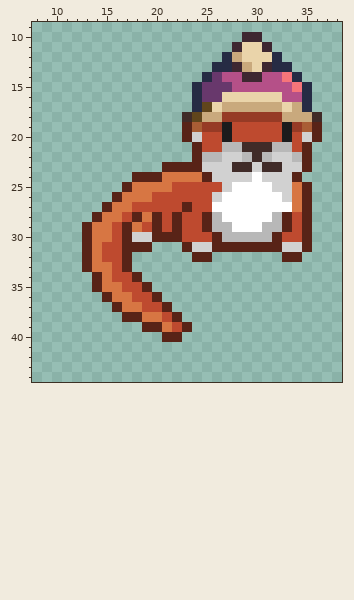
One commit to this pixel-art sprite: pixel_images/1150.png. Above: the version before the commit.
The file is 50x50 pixels. Colours within 5 levels of each other are drawn and written as one. Shown: x 8..38, y 9..44.
Now the later version:
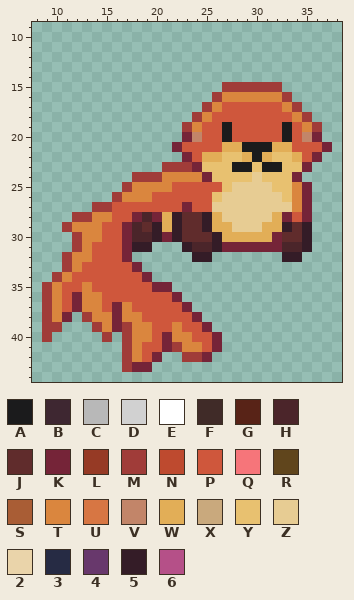
Palette (. is transparent): A #1b1b1c  B #3e2731  C #b8b8b8  D #d1d1d1  E #ffffff  F #402b28  G #582317  H #4b252a  J #602c2c  K #752438  L #963a25  M #a03c39  N #be4a2f  P #cf573c  Q #f6757a  R #60451c  S #a95d35  T #da863e  U #d77643  V #c28569  W #e2ae57  X #c9a97d  Y #e8c170  Z #e7cc93  2 #ead4aa  3 #262b44  4 #68386c  5 #341c27  6 #b55088
Diff:
Changed rows in their new state; - is an unchanged pixel.
first column x 9:
10 --------------------..-------
11 -------------------....------
12 ------------------......-----
13 -----------------........----
14 ----------------..........---
15 ---------------...MMMMMM...--
16 ---------------..MTTTTTTM..--
17 ---------------.MTPPPPPPTM.--
18 --------------.MTPPPPPPPPTM.-
19 --------------MTPP-PPPPP-PTM-
20 --------------KVPP-PPPPP-PVK-
21 -------------KPPPPWWAAAWWPPPK
22 --------------KPWWYYWAWYYWPK-
23 ------------MMMKYYYAAYAAYYK--
24 ---------MMMTTTTKYYYYZYYYK---
25 --------MTTTTPPPPPYZZZZYYTK--
26 -------MTTTPPPPPPYZZZZZZYTK--
27 -----MMPPPPPPPKPPZZZZZZZZTK--
28 ---MMTTPPKHKW5JJ5WZZZZZWKPK--
29 --MTTTPPKHJ5W5JJ5WWZZZWW5J5--
30 ---MTTPPKHH5K5JJJ5WWWWWKJJ5--
31 ---MTPPPK55---5HH5KKKKKKHH5--
32 --MTTPPPK------55-------55---
33 --MTPPPPPK-------------------
34 -MTPPPPPPPK------------------
35 MTPPTPPPPPPKK----------------
36 MTPKTTPPPPPPPK---------------
37 MTPKTTPKTPPPPPK--------------
38 MTK-MTTKTTPPPPPK-------------
39 MM---MTKMTTPPTPPK------------
40 M-----M-MTTPKTTPPK-----------
41 --------MTPPKMTTPK-----------
42 --------MTPK--MMK------------
43 --------MKK------------------
Changed places in both pictures, as pixel boxes (x1, y1, x2, y2):
changed: (42, 32, 332, 372)
